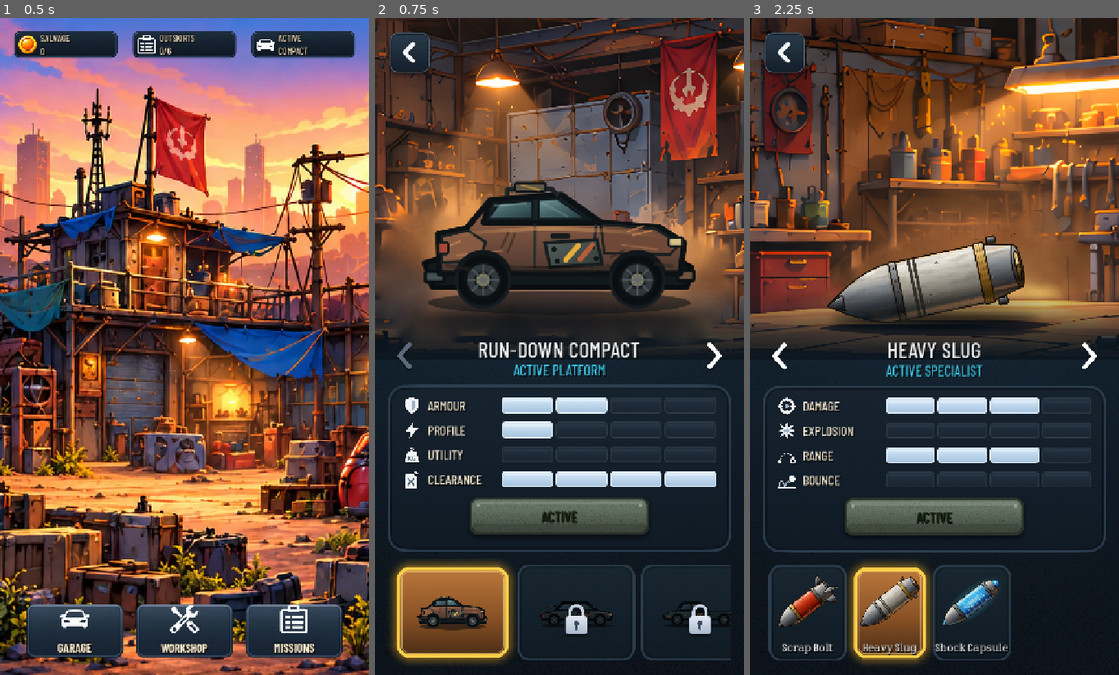
Above: before the commit, frames 1-3 (left to right).
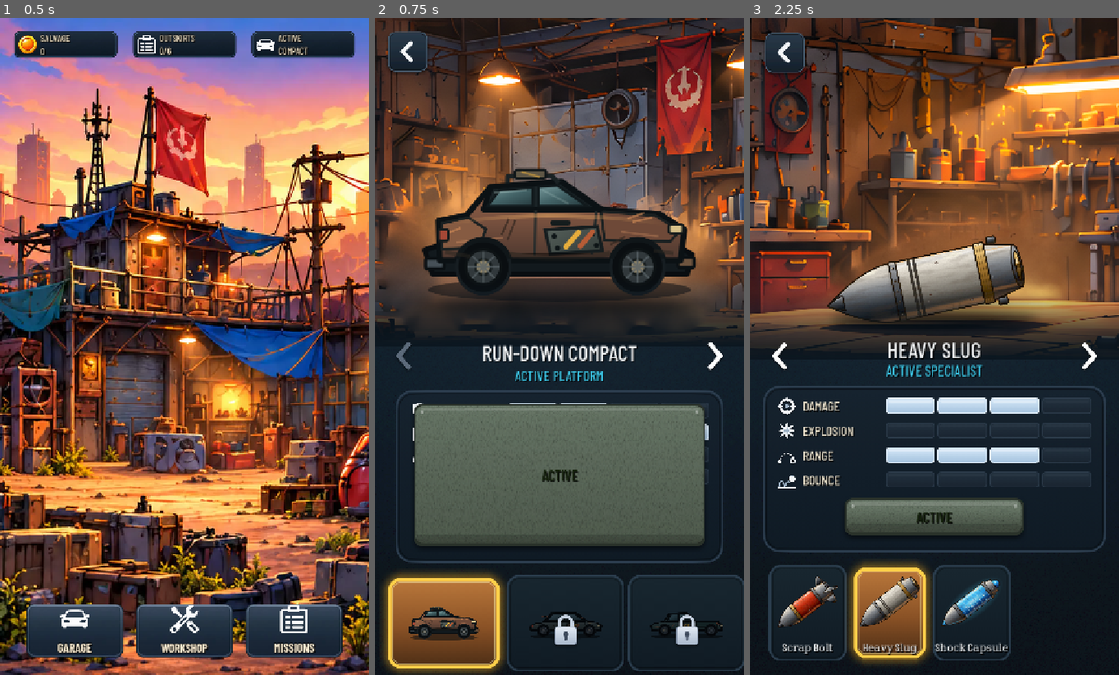
Above: after the commit, the same moments.

Repository: phantompixel-developer/FortKnocks
Game: Godot game, scene res://game/core/app.tscn
Two runs of this game, one before a commit and one after it. Both use one fixed random seed, a clock stepped at 60 frames per second and the inputs below.
Inputs (mouse positions are in pixels of both pictures, inside the frame that each line leads up to):
- Up to frame 1 (0.5 s): no input
- Up to frame 2 (0.75 s): click "GARAGE" at 0.5 s
- Up to frame 3 (2.25 s): click (783, 50) at 1.25 s; click "WORKSHOP" at 2 s

Frame 1 is identical in both runs. In frame 2, 46% of the frame differs, in the area x 0-100%, y 0-100%; in frame 3, nothing differs.
Error after the commit: Invalid access to property or key 'item_rect_changed' on a base object of type 'null instance'. (res://game/progression/garage_screen.gd:75)

Commit message:
ui: lock Garage layout to approved 9:16 reference

Diff:
--- a/game/progression/garage_screen.tscn
+++ b/game/progression/garage_screen.tscn
@@ -12,6 +12,8 @@
 [ext_resource type="Texture2D" path="res://assets/art/claude_assets/1_Asset_Kit/00_shared/png/ui/arrow_left_disabled.png" id="10_left_d"]
 [ext_resource type="Texture2D" path="res://assets/art/claude_assets/1_Asset_Kit/00_shared/png/ui/arrow_right.png" id="11_right"]
 [ext_resource type="Texture2D" path="res://assets/art/claude_assets/1_Asset_Kit/00_shared/png/ui/arrow_right_disabled.png" id="12_right_d"]
+[ext_resource type="Texture2D" path="res://assets/art/claude_assets/1_Asset_Kit/02_garage/art/veh_scavenger_pickup_showroom_PLACEHOLDER.png" id="13_pickup"]
+[ext_resource type="Texture2D" path="res://assets/art/claude_assets/1_Asset_Kit/02_garage/art/thumb_veh_01_scavenger_pickup_PLACEHOLDER.png" id="14_pickup_thumb"]
 
 [node name="Garage" type="Control"]
 layout_mode = 3
@@ -34,7 +36,18 @@
 expand_mode = 1
 stretch_mode = 6
 
-[node name="Showroom" type="Control" parent="."]
+[node name="Design" type="Control" parent="."]
+layout_mode = 1
+anchors_preset = -1
+anchor_left = 0.5
+anchor_right = 0.5
+anchor_bottom = 1.0
+offset_left = -360.0
+offset_right = 360.0
+grow_horizontal = 2
+grow_vertical = 2
+
+[node name="Showroom" type="Control" parent="Design"]
 unique_name_in_owner = true
 clip_contents = true
 layout_mode = 0
@@ -42,7 +55,7 @@
 offset_bottom = 640.0
 mouse_filter = 2
 
-[node name="SceneBg" type="TextureRect" parent="Showroom"]
+[node name="SceneBg" type="TextureRect" parent="Design/Showroom"]
 layout_mode = 1
 anchors_preset = 15
 anchor_right = 1.0
@@ -54,50 +67,52 @@
 expand_mode = 1
 stretch_mode = 6
 
-[node name="Shadow" type="TextureRect" parent="Showroom"]
-layout_mode = 1
-anchors_preset = -1
-anchor_left = 0.04
-anchor_top = 1.0
-anchor_right = 0.96
-anchor_bottom = 1.0
-offset_top = -126.0
-offset_bottom = -26.0
-grow_vertical = 0
+[node name="Shadow" type="TextureRect" parent="Design/Showroom"]
+layout_mode = 0
+offset_left = 28.0
+offset_top = 514.0
+offset_right = 692.0
+offset_bottom = 614.0
 mouse_filter = 2
 texture = ExtResource("6_shadow")
 expand_mode = 1
-
-[node name="PlatformShowcase" type="Control" parent="Showroom"]
-unique_name_in_owner = true
-layout_mode = 1
-anchors_preset = -1
-anchor_left = 0.02
-anchor_top = 1.0
-anchor_right = 0.98
-anchor_bottom = 1.0
-offset_top = -390.0
-offset_bottom = -48.0
-grow_vertical = 0
+stretch_mode = 5
+
+[node name="PlatformShowcase" type="Control" parent="Design/Showroom"]
+unique_name_in_owner = true
+layout_mode = 0
+offset_left = 14.0
+offset_top = 253.0
+offset_right = 706.0
+offset_bottom = 588.0
 mouse_filter = 2
 script = ExtResource("2_showcase")
 draw_floor_shadow = false
 max_display_width = 650.0
 
-[node name="Fade" type="TextureRect" parent="Showroom"]
-layout_mode = 1
-anchors_preset = 12
-anchor_top = 1.0
-anchor_right = 1.0
-anchor_bottom = 1.0
-offset_top = -134.0
-grow_horizontal = 2
-grow_vertical = 0
+[node name="PickupHero" type="TextureRect" parent="Design/Showroom"]
+unique_name_in_owner = true
+visible = false
+layout_mode = 0
+offset_left = 14.0
+offset_top = 253.0
+offset_right = 706.0
+offset_bottom = 588.0
+mouse_filter = 2
+texture = ExtResource("13_pickup")
+expand_mode = 1
+stretch_mode = 5
+
+[node name="Fade" type="TextureRect" parent="Design/Showroom"]
+layout_mode = 0
+offset_top = 506.0
+offset_right = 720.0
+offset_bottom = 640.0
 mouse_filter = 2
 texture = ExtResource("5_fade")
 expand_mode = 1
 
-[node name="SwipeArea" type="Control" parent="Showroom"]
+[node name="SwipeArea" type="Control" parent="Design/Showroom"]
 unique_name_in_owner = true
 layout_mode = 1
 anchors_preset = 15
@@ -107,121 +122,103 @@
 grow_vertical = 2
 mouse_filter = 0
 
-[node name="Safe" type="MarginContainer" parent="."]
-unique_name_in_owner = true
-layout_mode = 1
-anchors_preset = 15
-anchor_right = 1.0
-anchor_bottom = 1.0
-grow_horizontal = 2
-grow_vertical = 2
-mouse_filter = 2
-theme_override_constants/margin_left = 24
-theme_override_constants/margin_top = 26
-theme_override_constants/margin_right = 24
-theme_override_constants/margin_bottom = 13
-
-[node name="Layout" type="VBoxContainer" parent="Safe"]
-layout_mode = 2
-mouse_filter = 2
-theme_override_constants/separation = 0
-
-[node name="TopBar" type="HBoxContainer" parent="Safe/Layout"]
-custom_minimum_size = Vector2(0, 88)
-layout_mode = 2
-mouse_filter = 2
-
-[node name="BackButton" type="TextureButton" parent="Safe/Layout/TopBar"]
-unique_name_in_owner = true
-custom_minimum_size = Vector2(88, 88)
-layout_mode = 2
+[node name="BackButton" type="TextureButton" parent="Design"]
+unique_name_in_owner = true
+layout_mode = 0
+offset_left = 20.0
+offset_top = 24.0
+offset_right = 108.0
+offset_bottom = 112.0
 focus_mode = 0
 texture_normal = ExtResource("7_back")
 texture_pressed = ExtResource("8_back_p")
 ignore_texture_size = true
 stretch_mode = 5
 
-[node name="ShowroomSpacer" type="Control" parent="Safe/Layout"]
-layout_mode = 2
-size_flags_vertical = 3
-mouse_filter = 2
-
-[node name="Header" type="HBoxContainer" parent="Safe/Layout"]
-unique_name_in_owner = true
-custom_minimum_size = Vector2(0, 87)
-layout_mode = 2
-mouse_filter = 2
-
-[node name="PrevButton" type="TextureButton" parent="Safe/Layout/Header"]
-unique_name_in_owner = true
-custom_minimum_size = Vector2(68, 68)
-layout_mode = 2
-size_flags_vertical = 4
+[node name="PrevButton" type="TextureButton" parent="Design"]
+unique_name_in_owner = true
+layout_mode = 0
+offset_left = 29.0
+offset_top = 625.0
+offset_right = 84.0
+offset_bottom = 696.0
 focus_mode = 0
 texture_normal = ExtResource("9_left")
 texture_disabled = ExtResource("10_left_d")
 ignore_texture_size = true
 stretch_mode = 5
 
-[node name="TitleBlock" type="VBoxContainer" parent="Safe/Layout/Header"]
-layout_mode = 2
-size_flags_horizontal = 3
-size_flags_vertical = 4
-mouse_filter = 2
-theme_override_constants/separation = -3
-
-[node name="PlatformTitle" type="Label" parent="Safe/Layout/Header/TitleBlock"]
-unique_name_in_owner = true
-layout_mode = 2
-theme_override_colors/font_color = Color(0.95, 0.96, 0.965, 1)
-theme_override_font_sizes/font_size = 44
-text = "RUN-DOWN COMPACT"
-horizontal_alignment = 1
-text_overrun_behavior = 3
-
-[node name="PlatformStatus" type="Label" parent="Safe/Layout/Header/TitleBlock"]
-unique_name_in_owner = true
-layout_mode = 2
-theme_override_colors/font_color = Color(0.235, 0.784, 0.91, 1)
-theme_override_font_sizes/font_size = 29
-text = "ACTIVE"
-horizontal_alignment = 1
-
-[node name="NextButton" type="TextureButton" parent="Safe/Layout/Header"]
-unique_name_in_owner = true
-custom_minimum_size = Vector2(68, 68)
-layout_mode = 2
-size_flags_vertical = 4
+[node name="NextButton" type="TextureButton" parent="Design"]
+unique_name_in_owner = true
+layout_mode = 0
+offset_left = 636.0
+offset_top = 625.0
+offset_right = 691.0
+offset_bottom = 696.0
 focus_mode = 0
 texture_normal = ExtResource("11_right")
 texture_disabled = ExtResource("12_right_d")
 ignore_texture_size = true
 stretch_mode = 5
 
-[node name="GapA" type="Control" parent="Safe/Layout"]
-custom_minimum_size = Vector2(0, 10)
-layout_mode = 2
-mouse_filter = 2
-
-[node name="StatsPanel" type="PanelContainer" parent="Safe/Layout"]
-unique_name_in_owner = true
-layout_mode = 2
-mouse_filter = 2
-
-[node name="Rows" type="VBoxContainer" parent="Safe/Layout/StatsPanel"]
-unique_name_in_owner = true
-layout_mode = 2
-mouse_filter = 2
-theme_override_constants/separation = 10
-
-[node name="ActionButton" type="Button" parent="Safe/Layout/StatsPanel/Rows"]
-unique_name_in_owner = true
-custom_minimum_size = Vector2(365, 93)
-layout_mode = 2
-size_flags_horizontal = 4
-focus_mode = 0
-
-[node name="ActionContent" type="HBoxContainer" parent="Safe/Layout/StatsPanel/Rows/ActionButton"]
+[node name="PlatformTitle" type="Label" parent="Design"]
+unique_name_in_owner = true
+layout_mode = 0
+offset_left = 96.0
+offset_top = 625.0
+offset_right = 624.0
+offset_bottom = 678.0
+theme_override_colors/font_color = Color(0.95, 0.96, 0.965, 1)
+theme_override_colors/font_shadow_color = Color(0, 0, 0, 0.55)
+theme_override_constants/shadow_offset_y = 2
+theme_override_font_sizes/font_size = 42
+text = "SCAVENGER PICKUP"
+horizontal_alignment = 1
+vertical_alignment = 1
+text_overrun_behavior = 3
+
+[node name="PlatformStatus" type="Label" parent="Design"]
+unique_name_in_owner = true
+layout_mode = 0
+offset_left = 120.0
+offset_top = 676.0
+offset_right = 600.0
+offset_bottom = 716.0
+theme_override_colors/font_color = Color(0.235, 0.784, 0.91, 1)
+theme_override_font_sizes/font_size = 28
+text = "ACTIVE PLATFORM"
+horizontal_alignment = 1
+vertical_alignment = 1
+
+[node name="StatsPanel" type="PanelContainer" parent="Design"]
+unique_name_in_owner = true
+layout_mode = 0
+offset_left = 39.0
+offset_top = 724.0
+offset_right = 681.0
+offset_bottom = 1063.0
+mouse_filter = 2
+
+[node name="Rows" type="VBoxContainer" parent="Design/StatsPanel"]
+unique_name_in_owner = true
+layout_mode = 0
+offset_left = 30.0
+offset_top = 20.0
+offset_right = 612.0
+offset_bottom = 207.0
+mouse_filter = 2
+theme_override_constants/separation = 5
+
+[node name="ActionButton" type="Button" parent="Design/StatsPanel"]
+unique_name_in_owner = true
+layout_mode = 0
+offset_left = 143.0
+offset_top = 227.0
+offset_right = 508.0
+offset_bottom = 320.0
+focus_mode = 0
+
+[node name="ActionContent" type="HBoxContainer" parent="Design/StatsPanel/ActionButton"]
 layout_mode = 1
 anchors_preset = 15
 anchor_right = 1.0
@@ -234,15 +231,15 @@
 theme_override_constants/separation = 10
 alignment = 1
 
-[node name="ActionLabel" type="Label" parent="Safe/Layout/StatsPanel/Rows/ActionButton/ActionContent"]
+[node name="ActionLabel" type="Label" parent="Design/StatsPanel/ActionButton/ActionContent"]
 unique_name_in_owner = true
 layout_mode = 2
 theme_override_colors/font_color = Color(0.075, 0.125, 0.039, 1)
 theme_override_font_sizes/font_size = 29
-text = "ACTIVE"
-vertical_alignment = 1
-
-[node name="ActionCoin" type="TextureRect" parent="Safe/Layout/StatsPanel/Rows/ActionButton/ActionContent"]
+text = "ACQUIRE"
+vertical_alignment = 1
+
+[node name="ActionCoin" type="TextureRect" parent="Design/StatsPanel/ActionButton/ActionContent"]
 unique_name_in_owner = true
 custom_minimum_size = Vector2(42, 42)
 layout_mode = 2
@@ -251,52 +248,50 @@
 expand_mode = 1
 stretch_mode = 5
 
-[node name="ActionCost" type="Label" parent="Safe/Layout/StatsPanel/Rows/ActionButton/ActionContent"]
+[node name="ActionCost" type="Label" parent="Design/StatsPanel/ActionButton/ActionContent"]
 unique_name_in_owner = true
 layout_mode = 2
 theme_override_colors/font_color = Color(0.075, 0.125, 0.039, 1)
 theme_override_font_sizes/font_size = 29
-text = "0"
-vertical_alignment = 1
-
-[node name="GapB" type="Control" parent="Safe/Layout"]
-custom_minimum_size = Vector2(0, 9)
-layout_mode = 2
-mouse_filter = 2
-
-[node name="CardScroll" type="ScrollContainer" parent="Safe/Layout"]
-unique_name_in_owner = true
-custom_minimum_size = Vector2(0, 217)
-layout_mode = 2
+text = "1,200"
+vertical_alignment = 1
+
+[node name="CardScroll" type="ScrollContainer" parent="Design"]
+unique_name_in_owner = true
+layout_mode = 1
+anchors_preset = -1
+anchor_top = 0.0
+anchor_right = 1.0
+anchor_bottom = 1.0
+offset_top = 1080.0
+grow_horizontal = 2
+grow_vertical = 2
 vertical_scroll_mode = 0
 horizontal_scroll_mode = 3
 scroll_deadzone = 8
 
-[node name="CardMargin" type="MarginContainer" parent="Safe/Layout/CardScroll"]
-layout_mode = 2
-mouse_filter = 2
-theme_override_constants/margin_left = 13
-theme_override_constants/margin_top = 14
-theme_override_constants/margin_right = 13
+[node name="CardMargin" type="MarginContainer" parent="Design/CardScroll"]
+layout_mode = 2
+mouse_filter = 2
+theme_override_constants/margin_left = 20
+theme_override_constants/margin_top = 12
+theme_override_constants/margin_right = 20
 theme_override_constants/margin_bottom = 14
 
-[node name="PlatformRow" type="HBoxContainer" parent="Safe/Layout/CardScroll/CardMargin"]
-unique_name_in_owner = true
-layout_mode = 2
-mouse_filter = 2
-theme_override_constants/separation = 12
-
-[node name="NoticeLabel" type="Label" parent="."]
+[node name="PlatformRow" type="HBoxContainer" parent="Design/CardScroll/CardMargin"]
+unique_name_in_owner = true
+layout_mode = 2
+mouse_filter = 2
+theme_override_constants/separation = 8
+
+[node name="NoticeLabel" type="Label" parent="Design"]
 unique_name_in_owner = true
 visible = false
-layout_mode = 1
-anchors_preset = 10
-anchor_right = 1.0
+layout_mode = 0
 offset_left = 100.0
-offset_top = 92.0
-offset_right = -100.0
-offset_bottom = 130.0
-grow_horizontal = 2
+offset_top = 124.0
+offset_right = 620.0
+offset_bottom = 164.0
 theme_override_colors/font_color = Color(0.95, 0.77, 0.35, 1)
 theme_override_font_sizes/font_size = 18
 horizontal_alignment = 1
Not shown: 1 places in game/progression/garage_screen.tscn that only renumber resources
